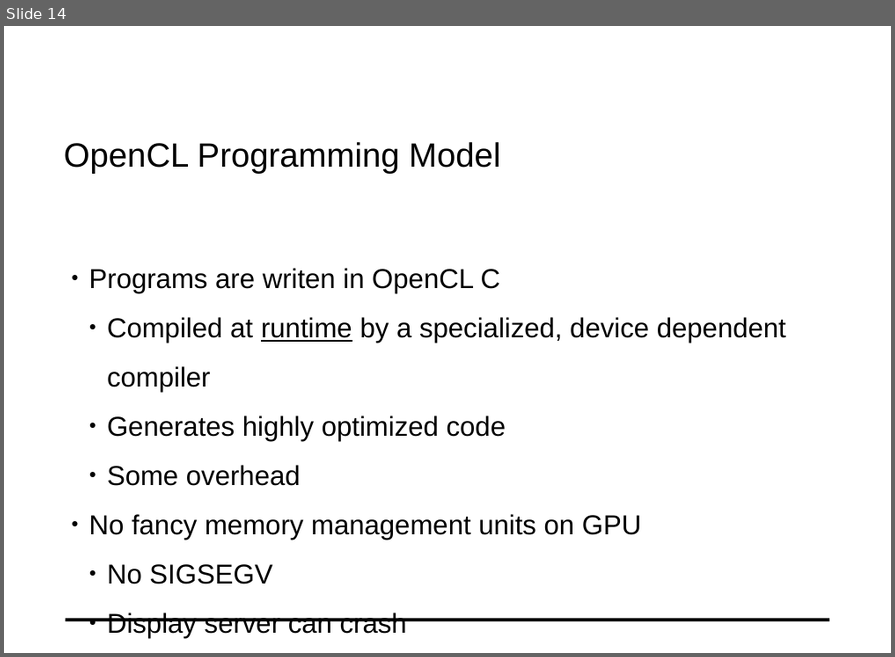
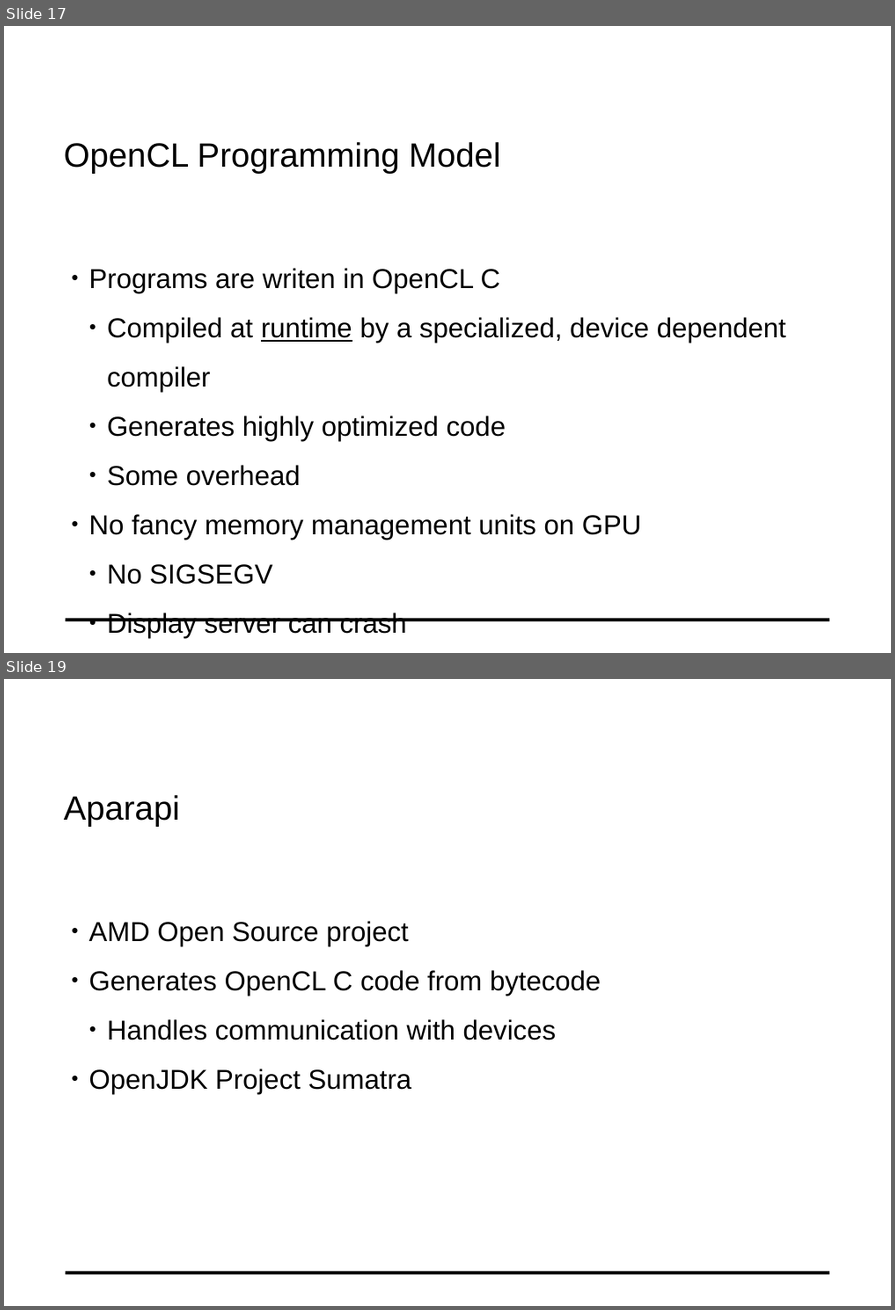
Before and after one commit to fluescher/conpr-opencl-lecture, a slide deck: docs/SL_OpenCL.odp. Shown one above the other, each under a label of ours: slide 14 before the commit, slides 17 and 19 after it; the slides between them are not shown. The pictures are 895x657 and 895x1310 pixels, drawn with LibreOffice and Linux fonts; fonts in the diff are those of the drawing; background and template pictures are left out. Boxes give left, top, right and bottom in pixels: in the first picture for what was removed or moved away, otherwise in the second. Text is boxed around its words. In the diff, an @@ line names an element or a change of style, - is before the commit and + after.

```diff
--- a/docs/SL_OpenCL.odp
+++ b/docs/SL_OpenCL.odp
@@ slide 19 added at bbox=[4, 679, 891, 1306], background #FFFFFF; not listed: 1 template element that a slide beside it also shows @@
@@ text added at bbox=[64, 795, 180, 827], 32 pt, text #000000 @@
+Aparapi
@@ text added at bbox=[89, 921, 601, 1094], 26 pt, text #000000 @@
+● AMD Open Source project
+● Generates OpenCL C code from bytecode
+  ● Handles communication with devices
+● OpenJDK Project Sumatra
@@ what was slide 14 is now slide 17 @@
```
Also in this commit, not shown: 3 slides changed, 13 other slides added, 2 other files.
